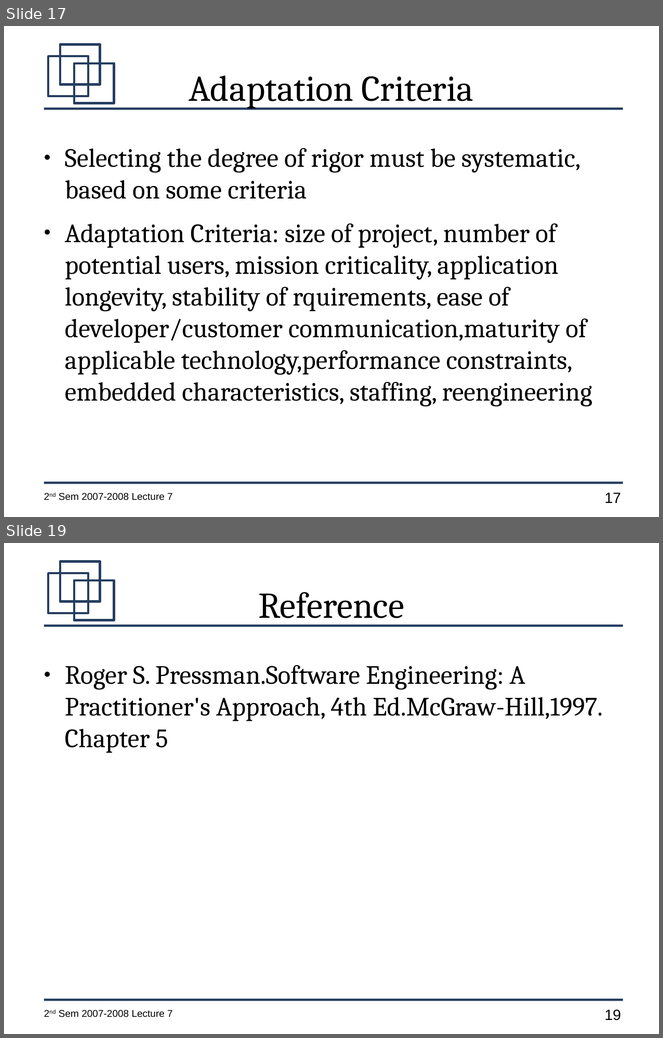
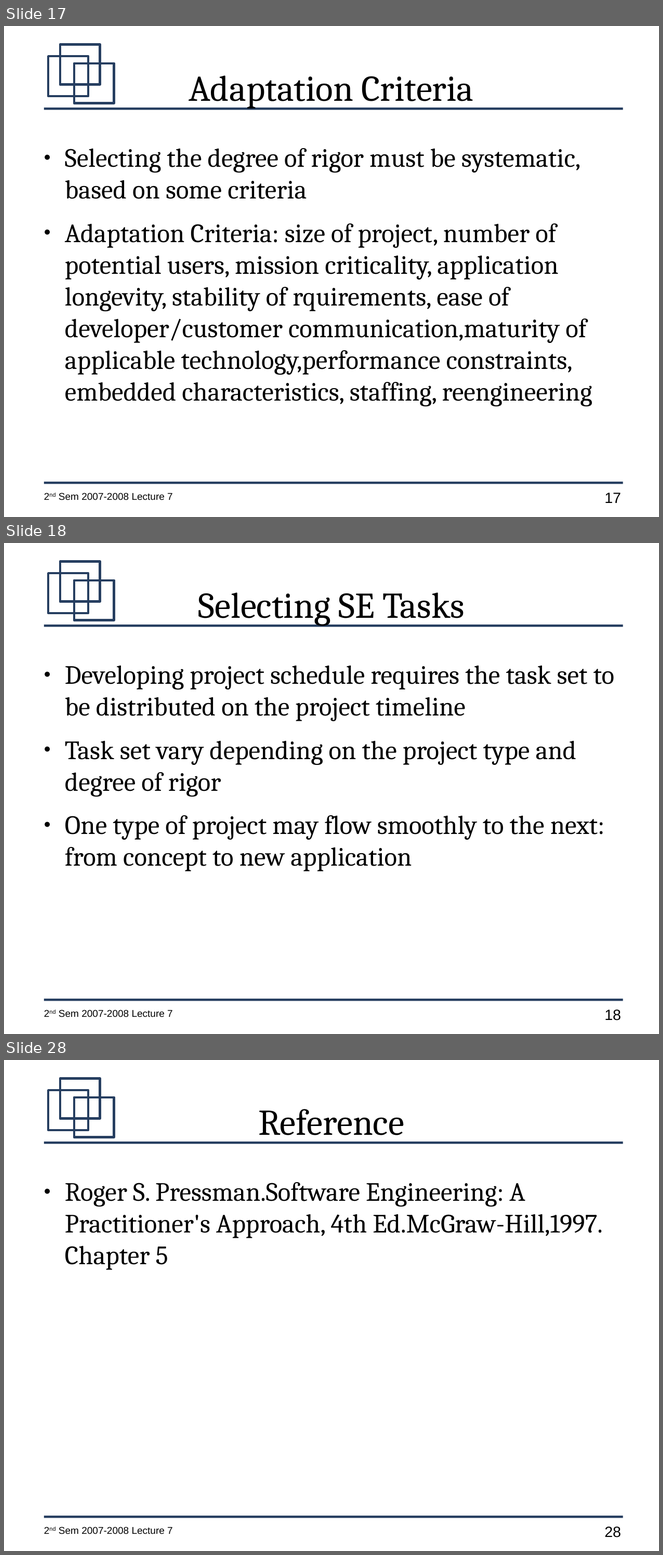
Before and after one commit to jachermocilla/jach-homepage, a slide deck: CMSC128-2nd-Sem-2007-L7.odp. Shown one above the other, each under a label of ours: slides 17 and 19 before the commit, slides 17, 18 and 28 after it; the slides between them are not shown. The pictures are 663x1038 and 663x1555 pixels, drawn with LibreOffice and Linux fonts; fonts in the diff are those of the drawing. Boxes give left, top, right and bottom in pixels: in the first picture for what was removed or moved away, otherwise in the second. Text is boxed around its words. In the diff, an @@ line names an element or a change of style, - is before the commit and + after.

```diff
--- a/CMSC128-2nd-Sem-2007-L7.odp
+++ b/CMSC128-2nd-Sem-2007-L7.odp
@@ slide 18 added at <box>4,543,659,1034</box>, background #FFFFFF; not listed: 7 template elements that a slide beside it also shows @@
@@ title added at <box>198,592,464,626</box>, 44 pt, text #000000 @@
+Selecting SE Tasks
@@ text added at <box>65,665,614,872</box>, 32 pt, text #000000 @@
+● Developing project schedule requires the task set to be distributed on the project timeline
+● Task set vary depending on the project type and degree of rigor
+● One type of project may flow smoothly to the next: from concept to new application
@@ what was slide 19 is now slide 28 @@
@@ page number at <box>605,1527,621,1538</box>: text changed @@
-19
+28
```
Also in this commit, not shown: 9 other slides added, 1 slide removed.
